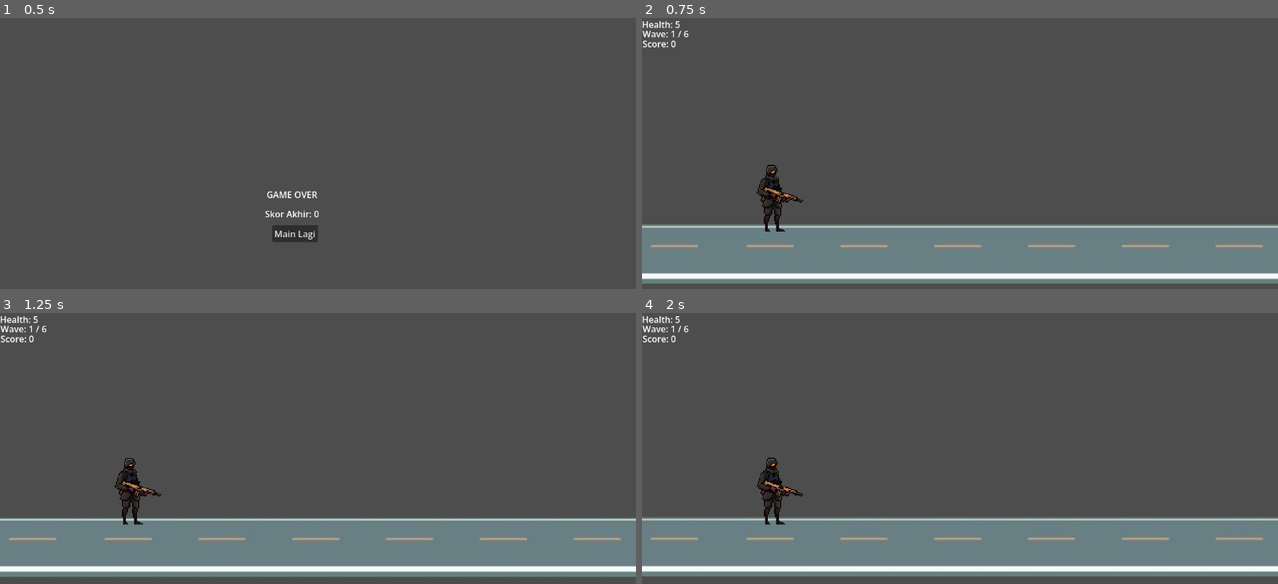
Above: before the commit, frames 1-4 (two rows, left to right).
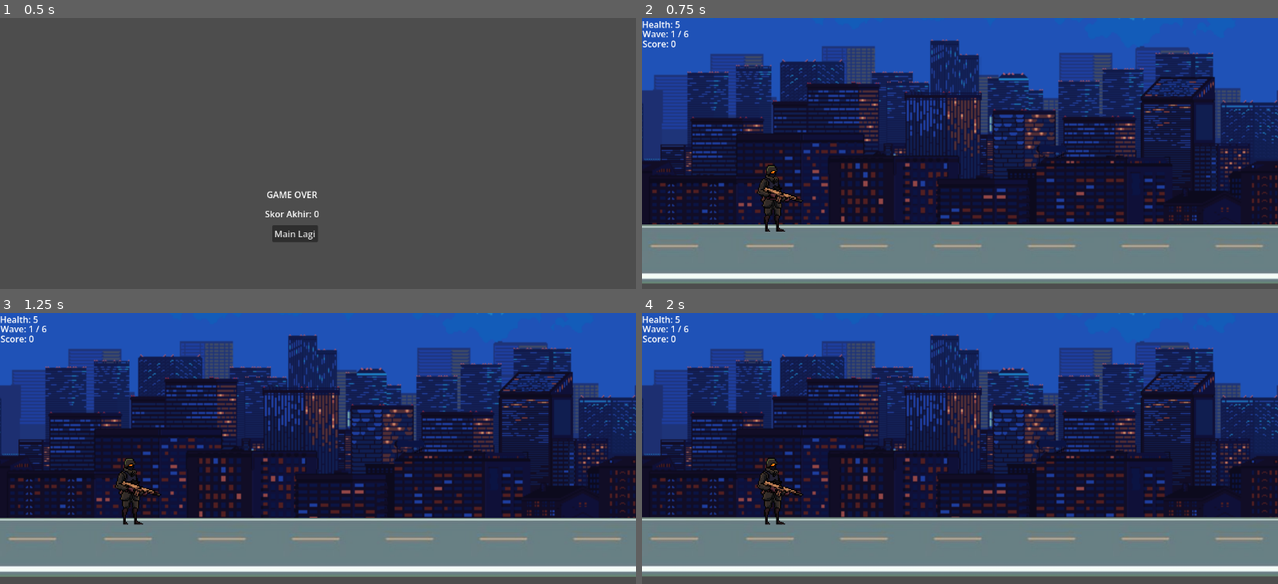
Above: after the commit, the same moments.

Repository: kusumawan23510005-coder/final_outpost
Game: Godot game, scene res://scenes/ui/gameover.tscn
Same seed, same stepped clock (60 frames per second), same inputs: the game is played once before the commit and once after it. This scene is started directly instead of the project's main scene.
Inputs (mouse positions are in pixels of both pictures, inside the frame that each line leads up to):
- Up to frame 1 (0.5 s): no input
- Up to frame 2 (0.75 s): click "Main Lagi" at 0.5 s
- Up to frame 3 (1.25 s): no input
- Up to frame 4 (2 s): move the mouse to (1099, 472) at 1.27 s; tap Shift (run) at 1.35 s

Frame 1 is identical in both runs. In frame 2, 75% of the frame differs, in the area x 0-100%, y 0-77%; in frame 3, 75%; in frame 4, 75%.

Commit message:
fix: parallax background

Diff:
--- a/autoload/gamemanager.gd
+++ b/autoload/gamemanager.gd
@@ -1,11 +1,16 @@
 extends Node
+
 
 signal score_changed(new_score: int)
 signal wave_changed(current_wave: int, max_waves: int)
+signal health_changed(new_health: int)
 
 var score: int = 0
 var current_wave: int = 0
 var max_waves: int = 6
+
+var max_health: int = 5
+var health: int = 5
 
 func add_score(amount: int) -> void:
 	score += amount
@@ -16,7 +21,16 @@
 	max_waves = max_w
 	wave_changed.emit(current_wave, max_waves)
 
+func take_damage(amount: int) -> void:
+	health -= amount
+	health = max(0, health)
+	health_changed.emit(health)
+
 func reset_game() -> void:
 	score = 0
 	current_wave = 0
+	health = max_health
+
 	score_changed.emit(score)
+	wave_changed.emit(current_wave, max_waves)
+	health_changed.emit(health)
--- a/main.tscn
+++ b/scenes/main/main.tscn
@@ -2,9 +2,14 @@
 
 [ext_resource type="Script" uid="uid://brsafii3mx5wj" path="res://scenes/ui/zombie_spawner.gd" id="1_1bvp3"]
 [ext_resource type="Texture2D" uid="uid://dabf4edsojo2v" path="res://scenes/world/jalananan1.jpg" id="1_h2yge"]
-[ext_resource type="PackedScene" uid="uid://bqq0jch3gah1s" path="res://player.tscn" id="1_ig7tw"]
-[ext_resource type="PackedScene" uid="uid://dg7dtbxgjklyt" path="res://zombie.tscn" id="3_h2yge"]
+[ext_resource type="PackedScene" uid="uid://bqq0jch3gah1s" path="res://scenes/player/player.tscn" id="1_ig7tw"]
+[ext_resource type="PackedScene" uid="uid://dg7dtbxgjklyt" path="res://scenes/zombie/zombie.tscn" id="3_h2yge"]
+[ext_resource type="Texture2D" uid="uid://tbyyaj5lwv3p" path="res://assets/background/1.png" id="5_a8run"]
 [ext_resource type="PackedScene" uid="uid://cjshvyh1q5wi" path="res://hud.tscn" id="5_lquwl"]
+[ext_resource type="Texture2D" uid="uid://cgclgoy4o832s" path="res://assets/background/2.png" id="6_ouso4"]
+[ext_resource type="Texture2D" uid="uid://bhkpmi8p74dyi" path="res://assets/background/3.png" id="7_blune"]
+[ext_resource type="Texture2D" uid="uid://cuhxube3f1vvj" path="res://assets/background/4.png" id="8_th5th"]
+[ext_resource type="Texture2D" uid="uid://o8vctmh5lnhv" path="res://assets/background/5.png" id="9_7smn1"]
 
 [sub_resource type="RectangleShape2D" id="RectangleShape2D_ra5lk"]
 size = Vector2(2563.7188, 89.25)
@@ -91,6 +96,58 @@
 [node name="zombie" parent="World" unique_id=325002829 instance=ExtResource("3_h2yge")]
 position = Vector2(1327.9999, 305)
 
+[node name="ParallaxBackground" type="ParallaxBackground" parent="World" unique_id=1919472106]
+
+[node name="ParallaxLayer" type="ParallaxLayer" parent="World/ParallaxBackground" unique_id=1192265338]
+motion_scale = Vector2(0.05, 0)
+motion_mirroring = Vector2(1152, 0)
+
+[node name="1_png" type="Sprite2D" parent="World/ParallaxBackground/ParallaxLayer" unique_id=260642423]
+position = Vector2(-3, -254)
+scale = Vector2(2, 2)
+texture = ExtResource("5_a8run")
+centered = false
+
+[node name="ParallaxLayer2" type="ParallaxLayer" parent="World/ParallaxBackground" unique_id=222278931]
+motion_scale = Vector2(0.15, 0)
+motion_mirroring = Vector2(1152, 0)
+
+[node name="2_png" type="Sprite2D" parent="World/ParallaxBackground/ParallaxLayer2" unique_id=481972455]
+position = Vector2(-2.5, -253)
+scale = Vector2(2, 2)
+texture = ExtResource("6_ouso4")
+centered = false
+
+[node name="ParallaxLayer3" type="ParallaxLayer" parent="World/ParallaxBackground" unique_id=1751460956]
+motion_scale = Vector2(0.3, 0)
+motion_mirroring = Vector2(1152, 0)
+
+[node name="3_png" type="Sprite2D" parent="World/ParallaxBackground/ParallaxLayer3" unique_id=664842371]
+position = Vector2(-2.5, -253)
+scale = Vector2(2, 2)
+texture = ExtResource("7_blune")
+centered = false
+
+[node name="ParallaxLayer4" type="ParallaxLayer" parent="World/ParallaxBackground" unique_id=1193129550]
+motion_scale = Vector2(0.5, 0)
+motion_mirroring = Vector2(1152, 0)
+
+[node name="4_png" type="Sprite2D" parent="World/ParallaxBackground/ParallaxLayer4" unique_id=321348892]
+position = Vector2(-2.5, -253)
+scale = Vector2(2, 2)
+texture = ExtResource("8_th5th")
+centered = false
+
+[node name="ParallaxLayer5" type="ParallaxLayer" parent="World/ParallaxBackground" unique_id=197896907]
+motion_scale = Vector2(0.7, 0)
+motion_mirroring = Vector2(1152, 0)
+
+[node name="5_png" type="Sprite2D" parent="World/ParallaxBackground/ParallaxLayer5" unique_id=658363471]
+position = Vector2(-2.5, -253)
+scale = Vector2(2, 2)
+texture = ExtResource("9_7smn1")
+centered = false
+
 [node name="Node" type="Node" parent="." unique_id=778933779]
 
 [node name="WaveManager" type="Node" parent="Node" unique_id=1123623271]
--- a/scenes/ui/gameover.tscn
+++ b/scenes/ui/gameover.tscn
@@ -32,3 +32,5 @@
 offset_right = 576.0
 offset_bottom = 406.0
 text = "Main Lagi"
+
+[connection signal="pressed" from="RestartButton" to="." method="_on_restart_button_pressed"]
--- /dev/null
+++ b/scenes/world/world.tscn
@@ -0,0 +1,15 @@
+[gd_scene format=3 uid="uid://bi07wj83fepmd"]
+
+[node name="Node2D" type="Node2D" unique_id=1609519172]
+
+[node name="ParallaxBackground" type="ParallaxBackground" parent="." unique_id=953075077]
+
+[node name="ParallaxLayer" type="ParallaxLayer" parent="ParallaxBackground" unique_id=2009271694]
+
+[node name="ParallaxLayer2" type="ParallaxLayer" parent="ParallaxBackground" unique_id=937526685]
+
+[node name="ParallaxLayer3" type="ParallaxLayer" parent="ParallaxBackground" unique_id=1481141582]
+
+[node name="ParallaxLayer4" type="ParallaxLayer" parent="ParallaxBackground" unique_id=1957743801]
+
+[node name="ParallaxLayer5" type="ParallaxLayer" parent="ParallaxBackground" unique_id=424099148]
--- a/scripts/gameover.gd
+++ b/scripts/gameover.gd
@@ -1,20 +1,30 @@
 extends Control
+
 
 @onready var score_label: Label = $ScoreLabel
 @onready var restart_button: Button = $RestartButton
 
+const MAIN_SCENE_PATH: String = "res://scenes/main/main.tscn"
+
 func _ready() -> void:
+
+	get_tree().paused = false
 
 	if is_instance_valid(score_label) and GameManager:
 		score_label.text = "Skor Akhir: " + str(GameManager.score)
 
+	if is_instance_valid(restart_button):
 
-	if is_instance_valid(restart_button):
-		restart_button.pressed.connect(_on_restart_button_pressed)
+		if not restart_button.pressed.is_connected(_on_restart_button_pressed):
+			restart_button.pressed.connect(_on_restart_button_pressed)
 
 func _on_restart_button_pressed() -> void:
-
 	if GameManager:
 		GameManager.reset_game()
 
-	get_tree().change_scene_to_file("res://main.tscn")
+	if ResourceLoader.exists(MAIN_SCENE_PATH):
+		var err: Error = get_tree().change_scene_to_file(MAIN_SCENE_PATH)
+		if err != OK:
+			push_error("Gagal mengganti scene. Kode Error: " + str(err))
+	else:
+		push_error("File scene tidak ditemukan di path: " + MAIN_SCENE_PATH)
--- a/scripts/hud.gd
+++ b/scripts/hud.gd
@@ -9,12 +9,23 @@
 		return
 
 	if GameManager:
-		GameManager.connect("score_changed", Callable(self, "_on_score_changed"))
-		GameManager.connect("wave_changed", Callable(self, "_on_wave_changed"))
+
+		if GameManager.has_signal("health_changed"):
+			if not GameManager.health_changed.is_connected(_on_health_changed):
+				GameManager.health_changed.connect(_on_health_changed)
+
+			_on_health_changed(GameManager.health)
+
+
+		if GameManager.has_signal("score_changed") and not GameManager.score_changed.is_connected(_on_score_changed):
+			GameManager.score_changed.connect(_on_score_changed)
+
+		if GameManager.has_signal("wave_changed") and not GameManager.wave_changed.is_connected(_on_wave_changed):
+			GameManager.wave_changed.connect(_on_wave_changed)
 	else:
 		printerr("FATAL ERROR: GameManager belum terdaftar di Autoload!")
 
-func update_health_display(current_health: int) -> void:
+func _on_health_changed(current_health: int) -> void:
 	if is_instance_valid(health_label):
 		health_label.text = "Health: " + str(current_health)
 
--- a/scripts/player.gd
+++ b/scripts/player.gd
@@ -19,6 +19,14 @@
 func _ready() -> void:
 	add_to_group("player")
 	current_health = max_health
+
+	# Sinkronkan nilai darah awal ke GameManager & HUD
+	if GameManager:
+		GameManager.health = current_health
+		GameManager.max_health = max_health
+		if GameManager.has_signal("health_changed"):
+			GameManager.health_changed.emit(current_health)
+
 	health_changed.emit(current_health)
 
 func _physics_process(delta: float) -> void:
@@ -29,7 +37,6 @@
 
 	var direction: Vector2 = Input.get_vector("kiri", "kanan", "atas", "bawah")
 
-	# Cek apakah pemain menahan tombol Shift (atau tombol lari Anda)
 	var is_running: bool = Input.is_key_pressed(KEY_SHIFT)
 	var current_speed: float = run_speed if is_running else walk_speed
 
@@ -48,13 +55,11 @@
 	else:
 		if velocity != Vector2.ZERO:
 			if is_instance_valid(animated_sprite):
-				# Pilih animasi "run" jika sedang lari, atau "walk" jika jalan biasa
 				if is_running:
 					animated_sprite.play("run")
 				else:
 					animated_sprite.play("walk")
 
-				# [PERBAIKAN] Jangan komentar baris ini agar badan player menghadap arah gerakan
 				if direction.x != 0:
 					animated_sprite.flip_h = direction.x < 0
 		else:
@@ -82,6 +87,12 @@
 		return
 
 	current_health -= amount
+	current_health = max(0, current_health)
+
+	# PENTING: Meneruskan pembaruan damage ke GameManager agar HUD terbarui!
+	if GameManager:
+		GameManager.take_damage(amount)
+
 	health_changed.emit(current_health)
 	print("WARNING: Player terkena serangan! Sisa darah: ", current_health)
 
--- a/world.tscn
+++ /dev/null
@@ -1,3 +0,0 @@
-[gd_scene format=3 uid="uid://bi07wj83fepmd"]
-
-[node name="Node2D" type="Node2D" unique_id=1609519172]
Binary file added: assets/background/1.png
Not shown, added: assets/background/1.png.import
Binary file added: assets/background/2.png
Not shown, added: assets/background/2.png.import
Binary file added: assets/background/3.png
Not shown, changed: assets/background/3.png.import
Binary file added: assets/background/4.png
Not shown, added: assets/background/4.png.import
Binary file added: assets/background/5.png
Not shown, added: assets/background/5.png.import
Renamed: Player.tscn -> scenes/player/player.tscn
Binary file removed: scenes/world/10.png
(and 2 more such lines)
